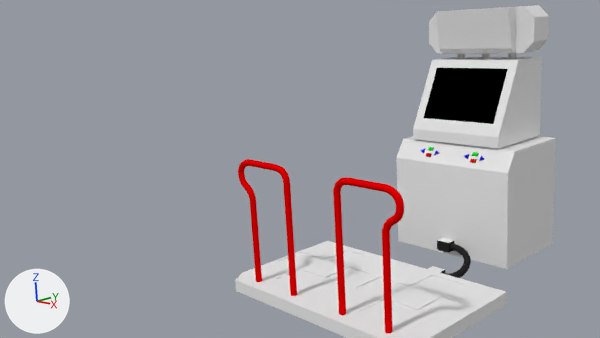
Two versions of the Blender file Content/Blender/ITGMachine/itgmachine.blend, one commit apart.
Before and after are seen from the file's camera 'Camera'. The axes (+X, +Y, +Z) are drawn at lower left. The lights are the same throughout.

In view in the first picture: 'Body', 'Braun Tube', 'CabinetRightPanel', 'Cube.003', 'Cube.008', 'Cube.011', 'Cylinder.005', 'Cylinder.006', 'DisplayBase', 'Marquee', 'MarqueeHouse', 'NurbsPath'.
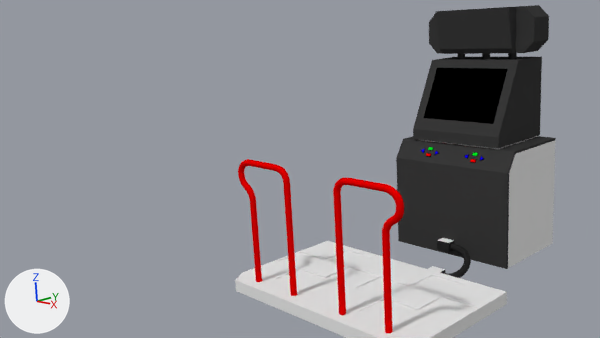
Commit message: Adding the base black material for the machine.

Where the change shows, as pixel boxes (x1, y1, x2, y2) in the pictures (600 x 338 px):
'Body', recoloured (grey to black)
    both: (396, 136, 556, 269)
'DisplayBase', recoloured (white to black)
    both: (413, 57, 542, 149)
'Marquee', recoloured (grey to black)
    both: (435, 7, 516, 54)
'MarqueeHouse', recoloured (grey to black)
    both: (429, 5, 549, 53)

Edits to the bpy script that builds the scene:
```text
Add mat_machinebasematerial:
    mat_machinebasematerial = diffuse_material('MachineBaseMaterial')
    mat_machinebasematerial.base_color = (0.042, 0.042, 0.042)  # black #3a3a3a
Change me_cube:
    where me_cube.from_pydata(...)  # 16 vertices, 14 faces; spans x -1.0..1.0, y -8.14..1.0, z -1.0..1.0
    add me_cube.materials.append(mat_machinebasematerial)  # black #3a3a3a
Change me_cube_005:
    where me_cube_005.from_pydata(...)  # 48 vertices, 42 faces; spans x -1.54..1.54, y -1.0..1.0, z -1.0..1.0
    add me_cube_005.materials.append(mat_machinebasematerial)  # black #3a3a3a
Change me_cube_003:
    where me_cube_003.from_pydata(...)  # 34 vertices, 23 faces; spans x -1.0..1.0, y -1.0..1.39, z -1.0..1.38
    add me_cube_003.materials.append(mat_machinebasematerial)  # black #3a3a3a
Change me_cube_001:
    where me_cube_001.from_pydata(...)  # 40 vertices, 23 faces; spans x -1.0..1.0, y -1.74..1.0, z -1.0..2.35
    add me_cube_001.materials.append(mat_machinebasematerial)  # black #3a3a3a
```
